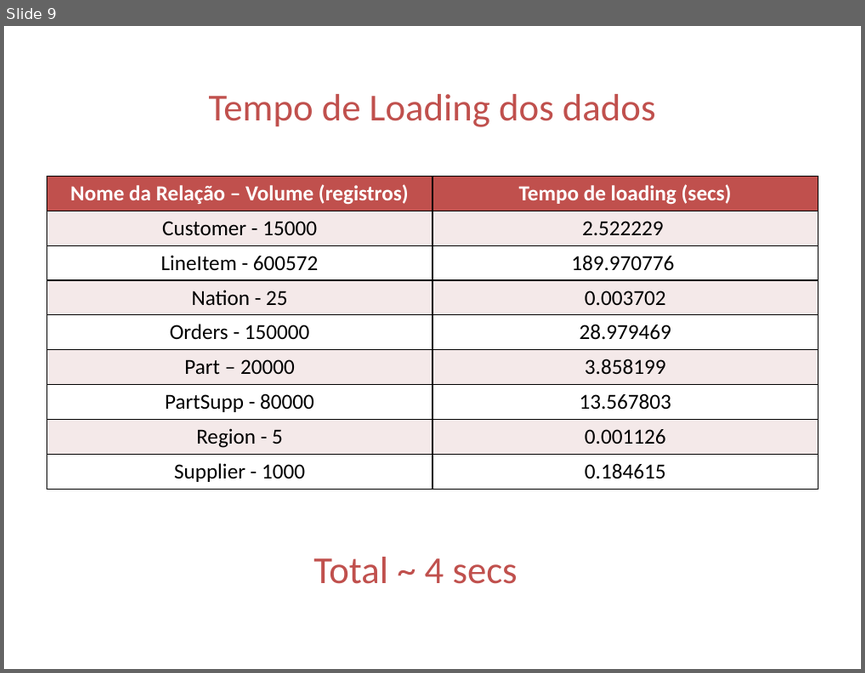
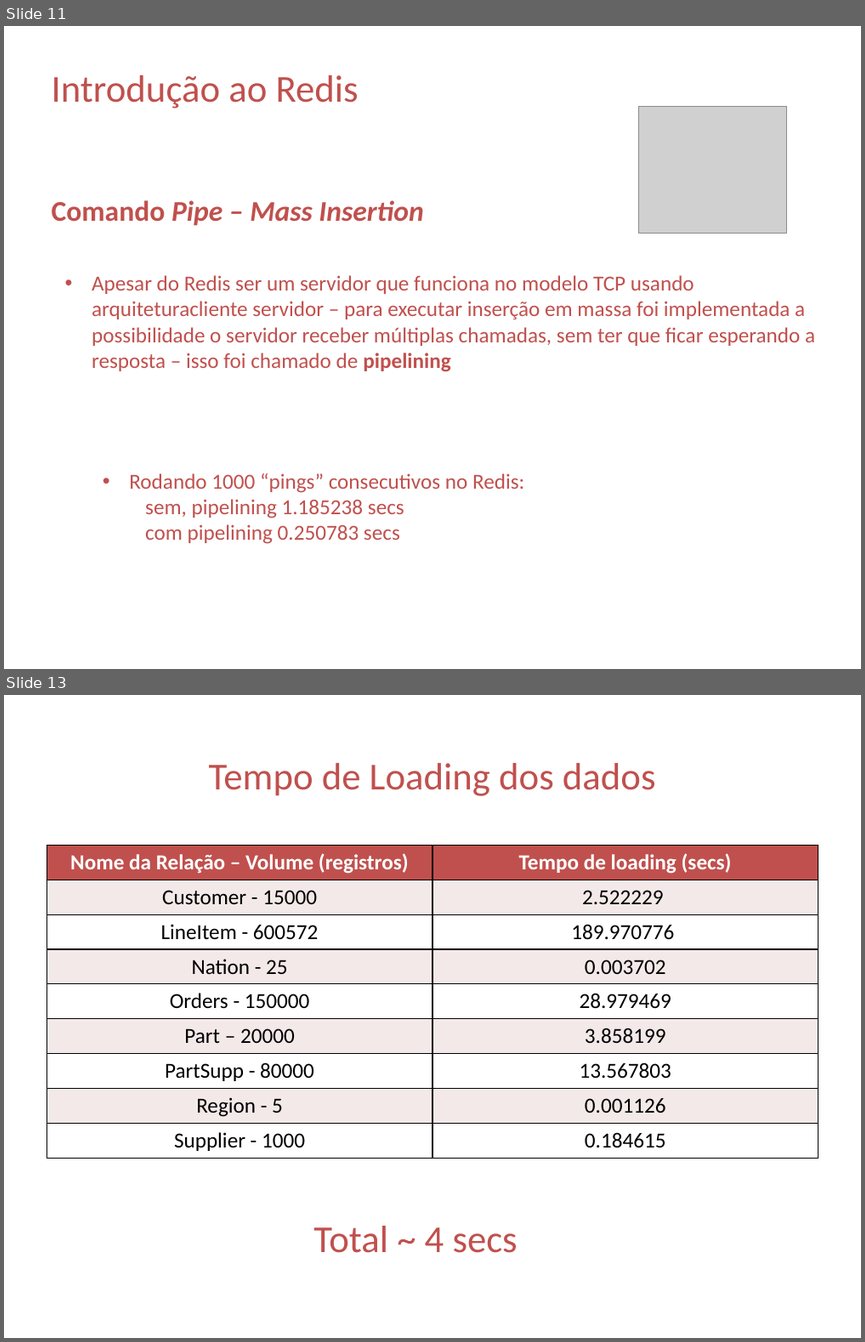
Before and after one commit to carolzamith/trabalhobd_mestrado, a slide deck: apresentaçãoBD.pptx. Shown one above the other, each under a label of ours: slide 9 before the commit, slides 11 and 13 after it; the slides between them are not shown. The pictures are 865x673 and 865x1342 pixels, drawn with LibreOffice and Linux fonts; fonts in the diff are those of the drawing; grey boxes stand for pictures. Boxes give left, top, right and bottom in pixels: in the first picture for what was removed or moved away, otherwise in the second. Text is boxed around its words. In the diff, an @@ line names an element or a change of style, - is before the commit and + after.

```diff
--- a/apresentaçãoBD.pptx
+++ b/apresentaçãoBD.pptx
@@ slide 11 added at (4, 26, 861, 669), background #FFFFFF @@
@@ text added at (52, 75, 358, 108), 32 pt, text #C0504D @@
+Introdução ao Redis
@@ picture added at (639, 107, 786, 233) @@
@@ text added at (52, 200, 423, 226), 24 pt, text #C0504D, bold, italic @@
+Comando Pipe – Mass Insertion
@@ text added at (92, 275, 815, 372), 18 pt, text #C0504D @@
+  • Apesar do Redis ser um servidor que funciona no modelo TCP usando arquiteturacliente servidor – para executar inserção em massa foi implementada a possibilidade o servidor receber múltiplas chamadas, sem ter que ficar esperando a resposta – isso foi chamado de pipelining
@@ text added at (129, 473, 524, 544), 18 pt, text #C0504D @@
+• Rodando 1000 “pings” consecutivos no Redis:
+sem, pipelining 1.185238 secs
+com pipelining 0.250783 secs
@@ what was slide 9 is now slide 13 @@
```
Also in this commit, not shown: 4 slides changed, 4 other slides added, 1 slide removed.
